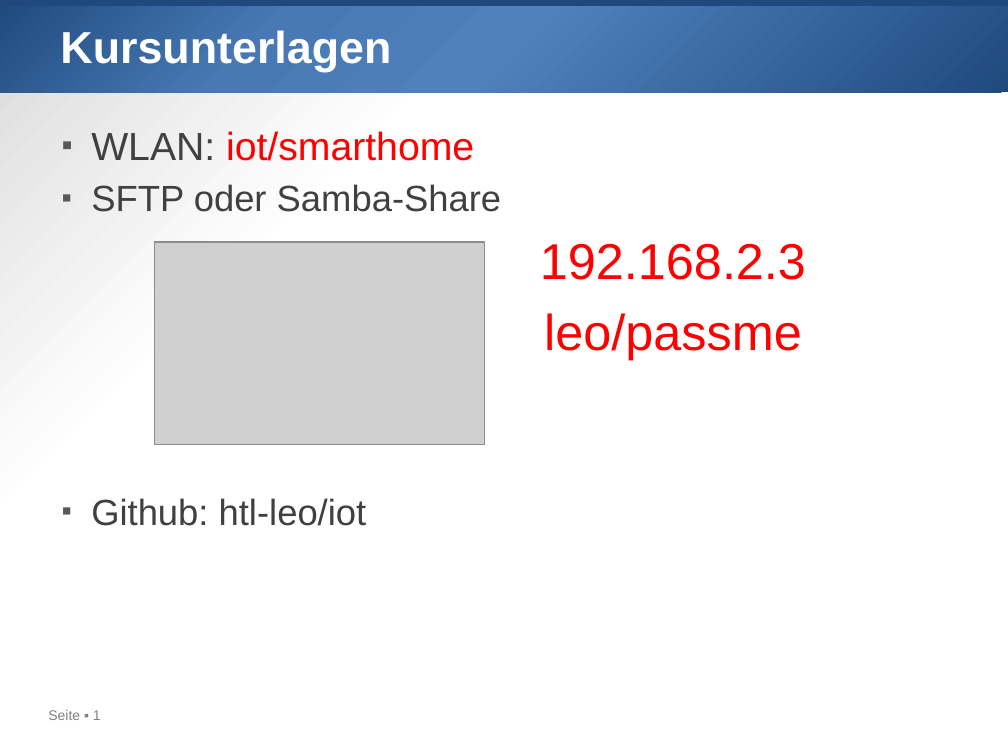
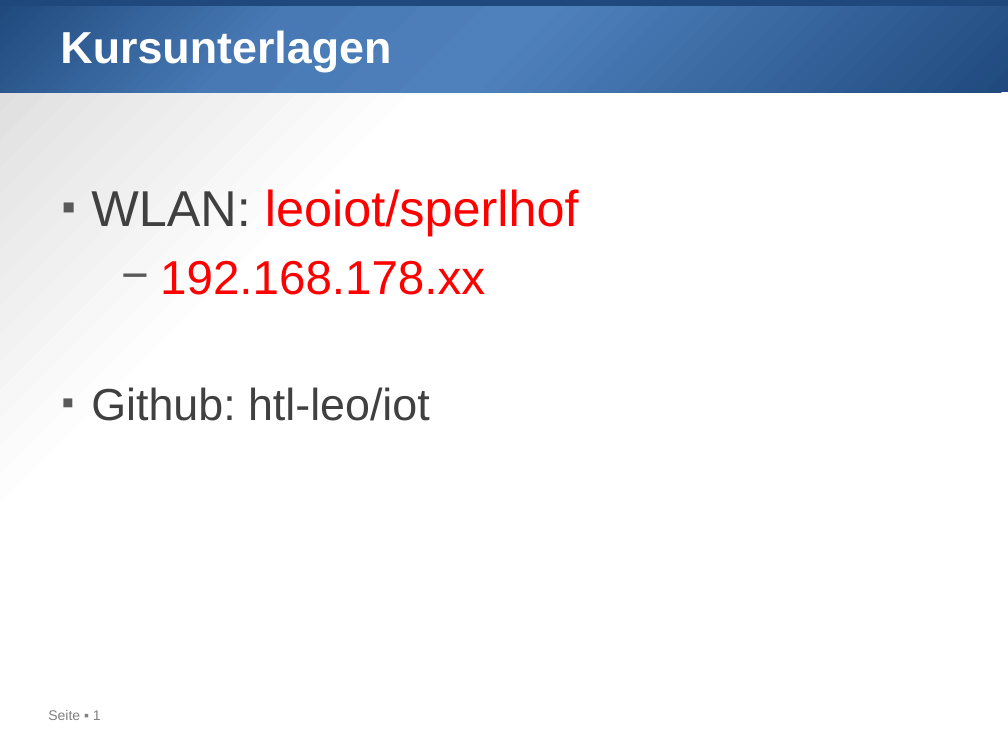
Before and after one commit to htl-leo/iot, a slide deck: slide 1 of 2023-03-11/01 Überblick dritter Kurstag.pptx. Drawn at 1008x756 pixels with LibreOffice and Linux fonts; fonts in the diff are those of the drawing; grey boxes stand for pictures. Boxes give left, top, right and bottom in pixels: in the first picture for what was removed or moved away, otherwise in the second. Text is boxed around its words. In the diff, an @@ line names an element or a change of style, - is before the commit and + after.

```diff
--- a/2023-03-11/01 Überblick dritter Kurstag.pptx
+++ b/2023-03-11/01 Überblick dritter Kurstag.pptx
@@ text "WLAN: leoiot/sperlhof": place and size @@
-text "WLAN: leoiot/sperlhof" at (91,131,806,526)
+text "WLAN: leoiot/sperlhof" at (91,189,579,421)
@@ text at (91,189,579,295): text changed @@
-▪ WLAN: iot/smarthome
-▪ SFTP oder Samba-Share
-  192.168.2.3
-  leo/passme
+▪ WLAN: leoiot/sperlhof
+  − 192.168.178.xx
@@ picture removed at (155,242,485,444) @@
@@ text at (91,387,430,421): size 26 to 32 pt in "Github: htl-leo/iot"; more space between paragraphs @@
```
Also in this commit, not shown: 1 other slide changed, 4 other files.
